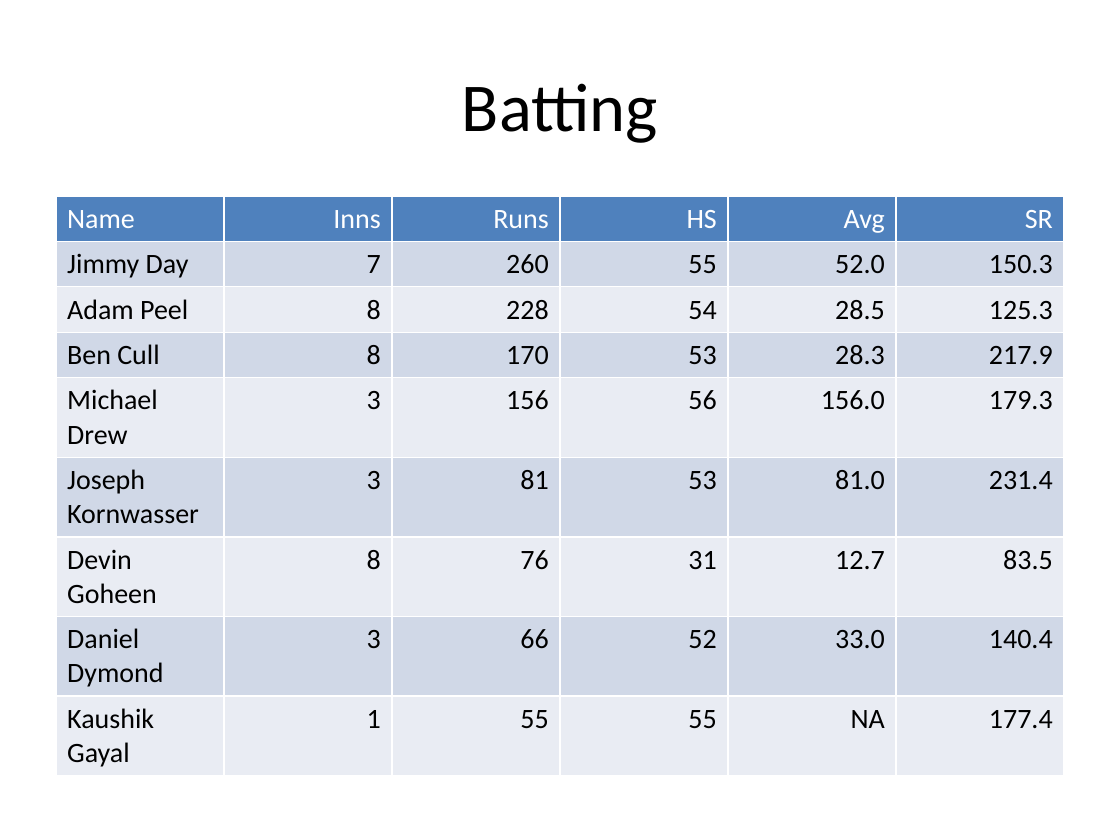
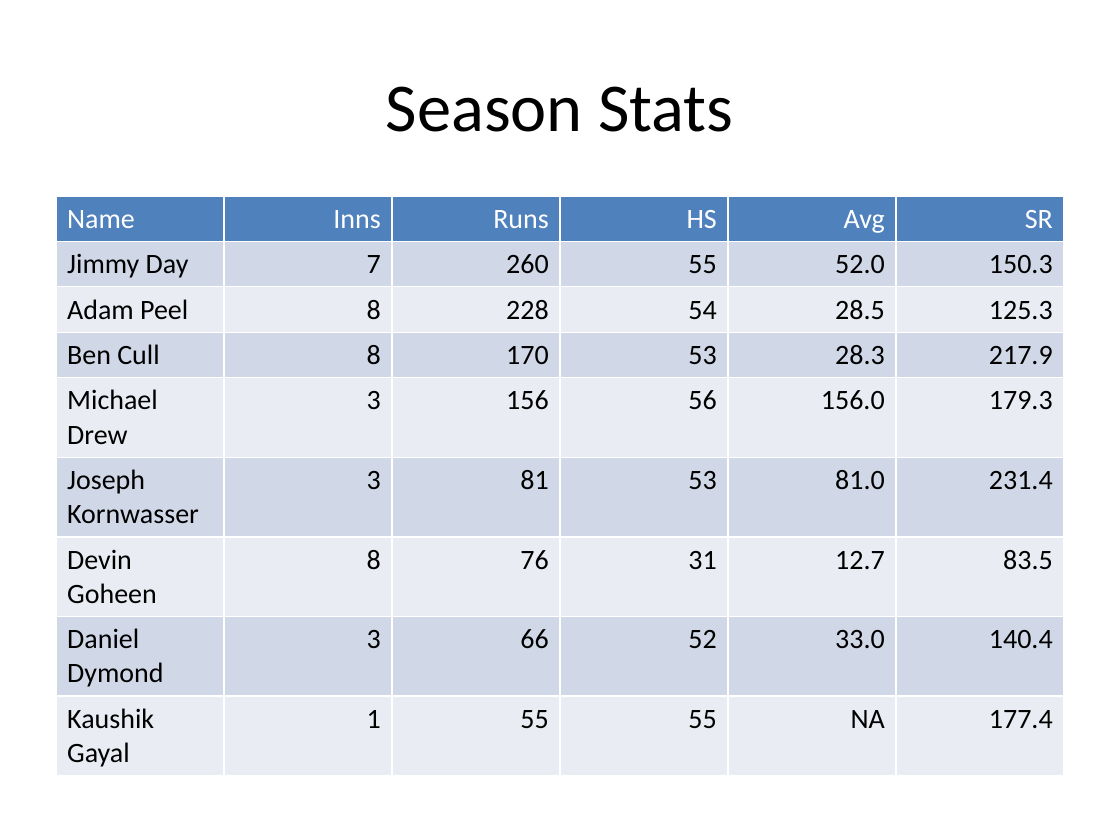
Before and after one commit to jimmyday12/nutty-cuckoo-super-kings, a slide deck: slide 2 of presentations/preso-summer-2021.pptx (slide 7 before the commit). Drawn at 1120x840 pixels with LibreOffice and Linux fonts; fonts in the diff are those of the drawing. Boxes give left, top, right and bottom in pixels: in the first picture for what was removed or moved away, otherwise in the second. Text is boxed around its words. In the diff, an @@ line names an element or a change of style, - is before the commit and + after.

```diff
--- a/presentations/preso-summer-2021.pptx
+++ b/presentations/preso-summer-2021.pptx
@@ title at [386,86,733,132]: text changed @@
-Batting
+Season Stats
```
Also in this commit, not shown: 4 other slides changed, 6 slides removed, 19 other files.
